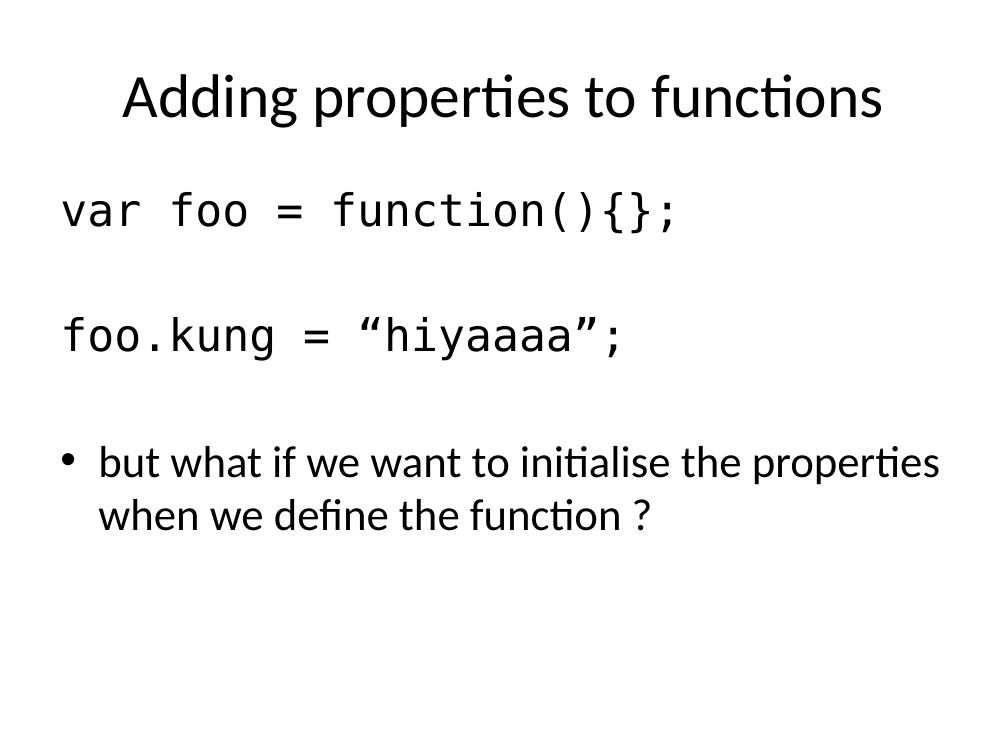
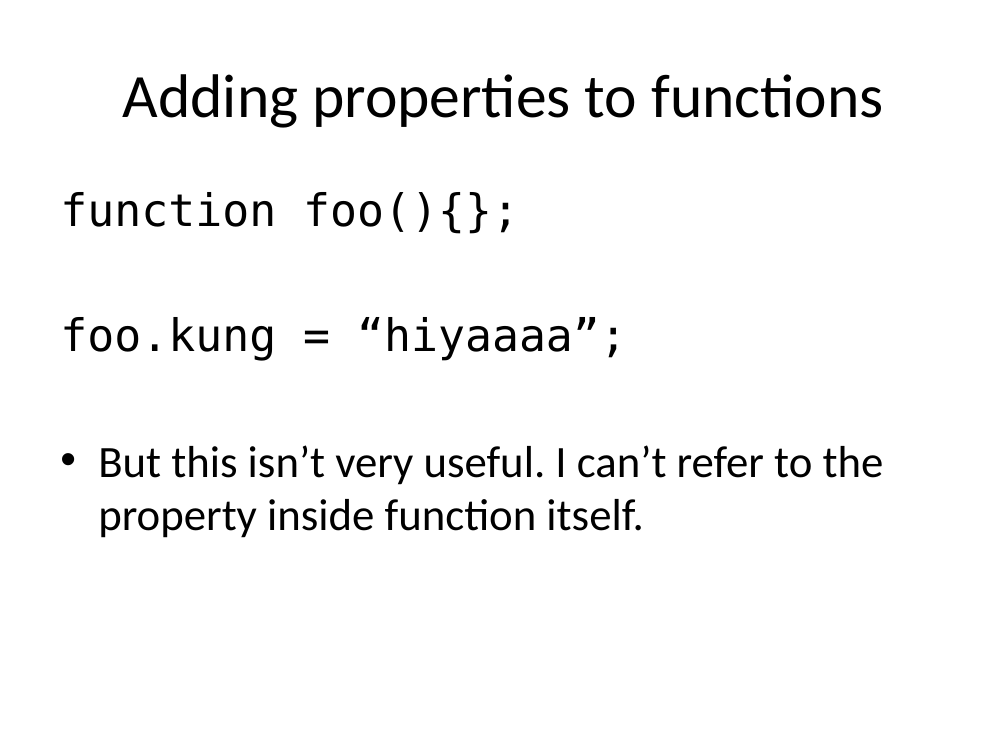
Before and after one commit to kimon-satan/SAEjavaScript, a slide deck: slide 11 of week8/slides/week8.pptx (slide 8 before the commit). Drawn at 1008x756 pixels with LibreOffice and Linux fonts; fonts in the diff are those of the drawing. Boxes give left, top, right and bottom in pixels: in the first picture for what was removed or moved away, otherwise in the second. Text is boxed around its words. In the diff, an @@ line names an element or a change of style, - is before the commit and + after.

```diff
--- a/week8/slides/week8.pptx
+++ b/week8/slides/week8.pptx
@@ text at <box>60,192,519,234</box>: text changed @@
-var foo = function(){};
+function foo(){};
@@ text at <box>98,445,884,538</box>: text changed @@
-• but what if we want to initialise the properties when we define the function ?
+• But this isn’t very useful. I can’t refer to the property inside function itself.
```
Also in this commit, not shown: 4 other slides changed, 10 slides added, 1 slide removed.
